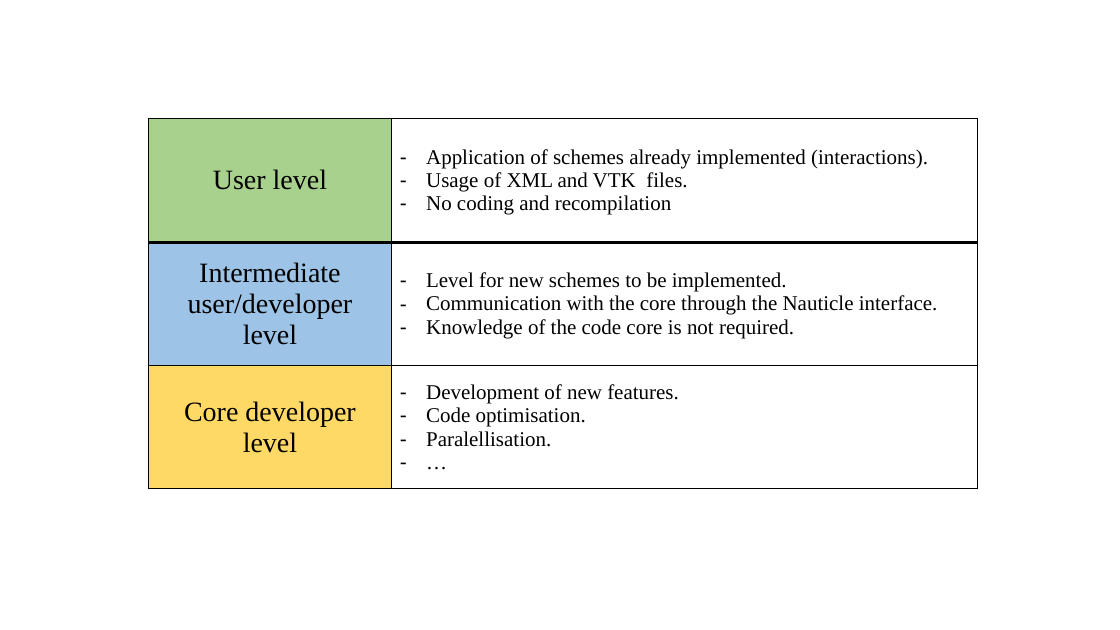
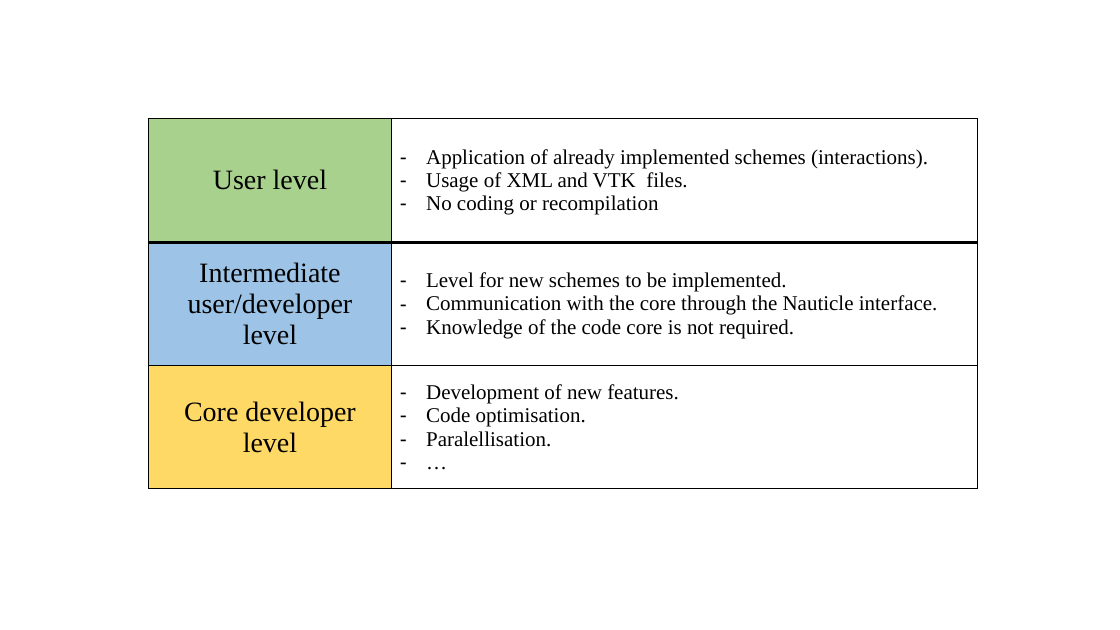
Before and after one commit to HTBalazs/nauticle_user_guide, a slide deck: slide 9 of abrak.pptx. Drawn at 1120x630 pixels with LibreOffice and Linux fonts; fonts in the diff are those of the drawing. Boxes give left, top, right and bottom in pixels: in the first picture for what was removed or moved away, otherwise in the second. Text is boxed around its words. In the diff, an @@ line names an element or a change of style, - is before the commit and + after.

```diff
--- a/abrak.pptx
+++ b/abrak.pptx
@@ table at (149, 118, 977, 489) @@
-row 1, column 2: Application of schemes already implemented (interactions). / Usage of XML and VTK files. / No coding and recompilation
+row 1, column 2: Application of already implemented schemes (interactions). / Usage of XML and VTK files. / No coding or recompilation
```
Also in this commit, not shown: 1 other slide changed, 3 other files.
